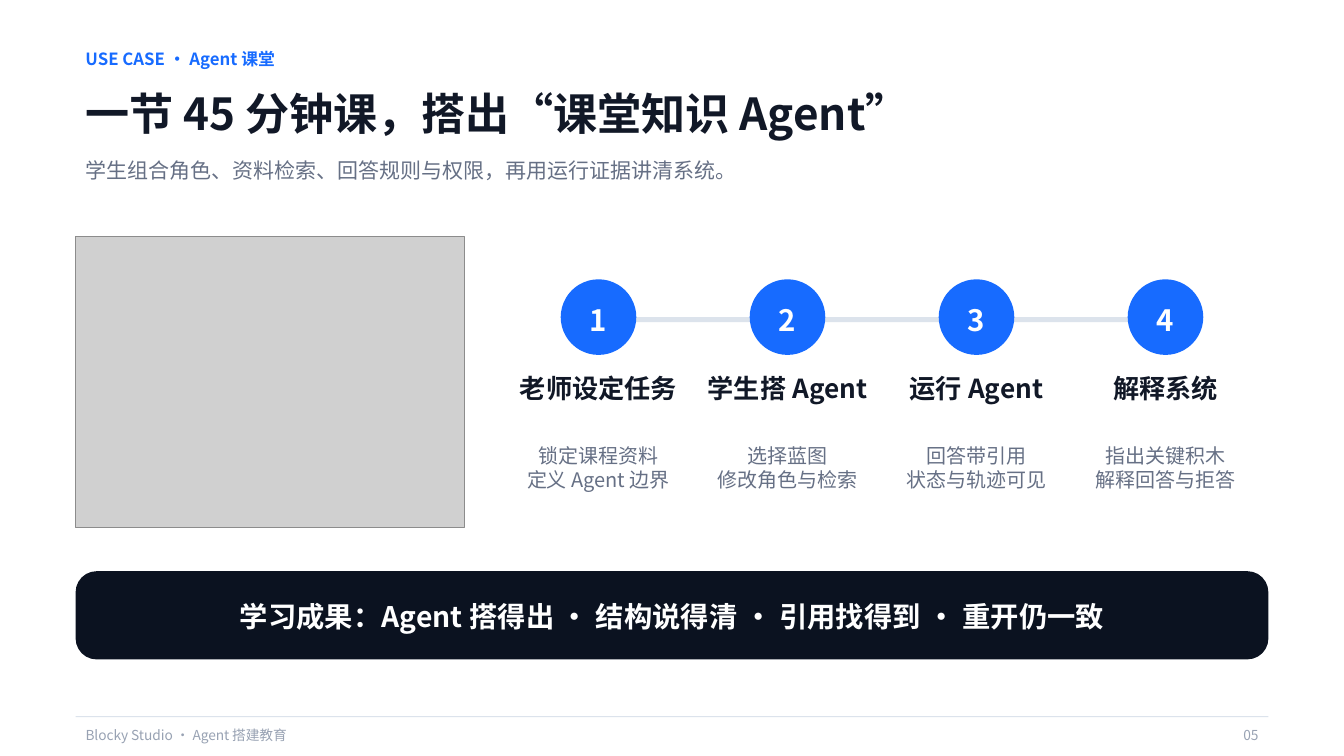
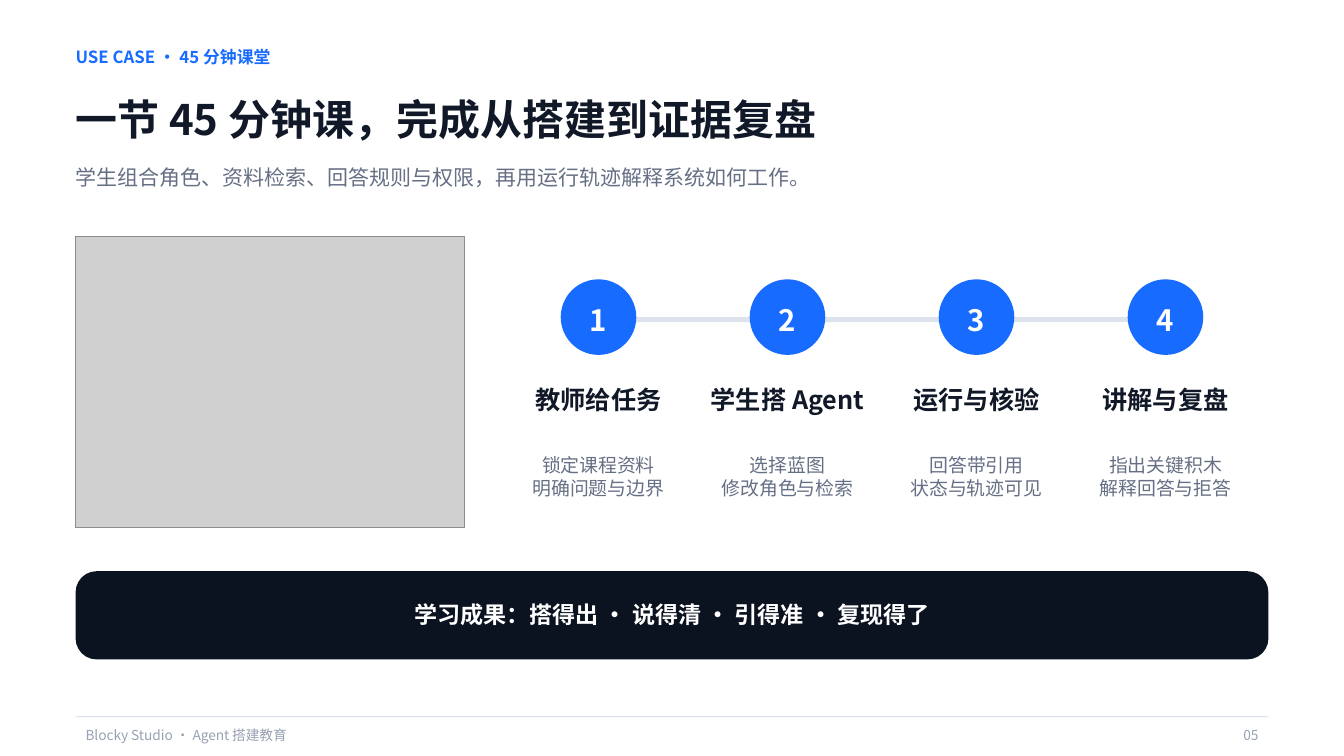
Before and after one commit to q2955161835-debug/Blocky-AI, a slide deck: slide 5 of PPT与商业计划书/Blocky-Studio-息壤杯-AI+教育.pptx. Drawn at 1344x756 pixels with LibreOffice and Linux fonts; fonts in the diff are those of the drawing; grey boxes stand for pictures. Boxes give left, top, right and bottom in pixels: in the first picture for what was removed or moved away, otherwise in the second. Text is boxed around its words. In the diff, an @@ line names an element or a change of style, - is before the commit and + after.

```diff
--- a/PPT与商业计划书/Blocky-Studio-息壤杯-AI+教育.pptx
+++ b/PPT与商业计划书/Blocky-Studio-息壤杯-AI+教育.pptx
@@ text at [76,48,270,65]: text changed @@
-USE CASE · Agent 课堂
+USE CASE · 45 分钟课堂
@@ text at [76,99,816,141]: text changed; size 31.5 to 30 pt @@
-一节 45 分钟课，搭出“课堂知识 Agent”
+一节 45 分钟课，完成从搭建到证据复盘
@@ text at [76,167,811,187]: text changed @@
-学生组合角色、资料检索、回答规则与权限，再用运行证据讲清系统。
+学生组合角色、资料检索、回答规则与权限，再用运行轨迹解释系统如何工作。
@@ text at [535,387,661,412]: text changed; size 18.8 to 18 pt @@
-老师设定任务
+教师给任务
@@ text "学生搭 Agent" at [711,387,864,415]: size 18.8 to 18 pt; vertical alignment top to middle @@
@@ text at [913,387,1039,412]: text changed; size 18.8 to 18 pt @@
-运行 Agent
+运行与核验
@@ vertical alignment top to middle in 8 elements at [76,167,811,187], [76,48,270,65], [533,456,665,497], [415,603,929,625], [535,387,661,412], [913,387,1039,412], [76,99,816,141], [1102,387,1228,412] @@
@@ text at [1102,387,1228,412]: text changed; size 18.8 to 18 pt @@
-解释系统
+讲解与复盘
@@ size 14.2 to 13.5 pt; vertical alignment top to middle in 3 elements at [722,456,854,497], [911,456,1043,497], [1100,456,1232,497] @@
@@ text at [533,479,665,497]: text changed; size 14.2 to 13.5 pt @@
-定义 Agent 边界
+明确问题与边界
@@ text at [542,456,655,474]: size 14.2 to 13.5 pt in "锁定课程资料" @@
@@ text at [415,603,929,625]: text changed; size 20.2 to 16.5 pt @@
-学习成果：Agent 搭得出 · 结构说得清 · 引用找得到 · 重开仍一致
+学习成果：搭得出 · 说得清 · 引得准 · 复现得了
```
Also in this commit, not shown: 13 other slides changed, 1 other file.
